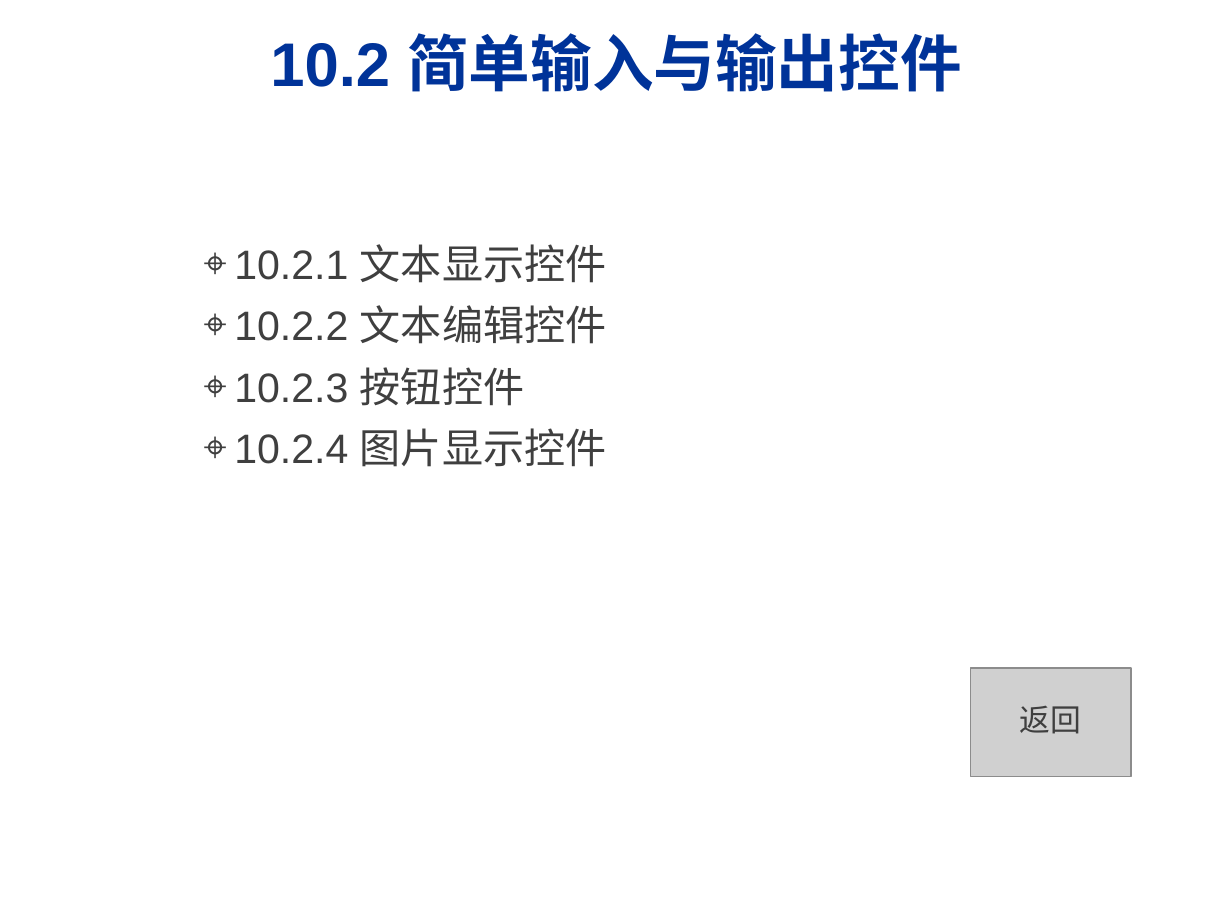
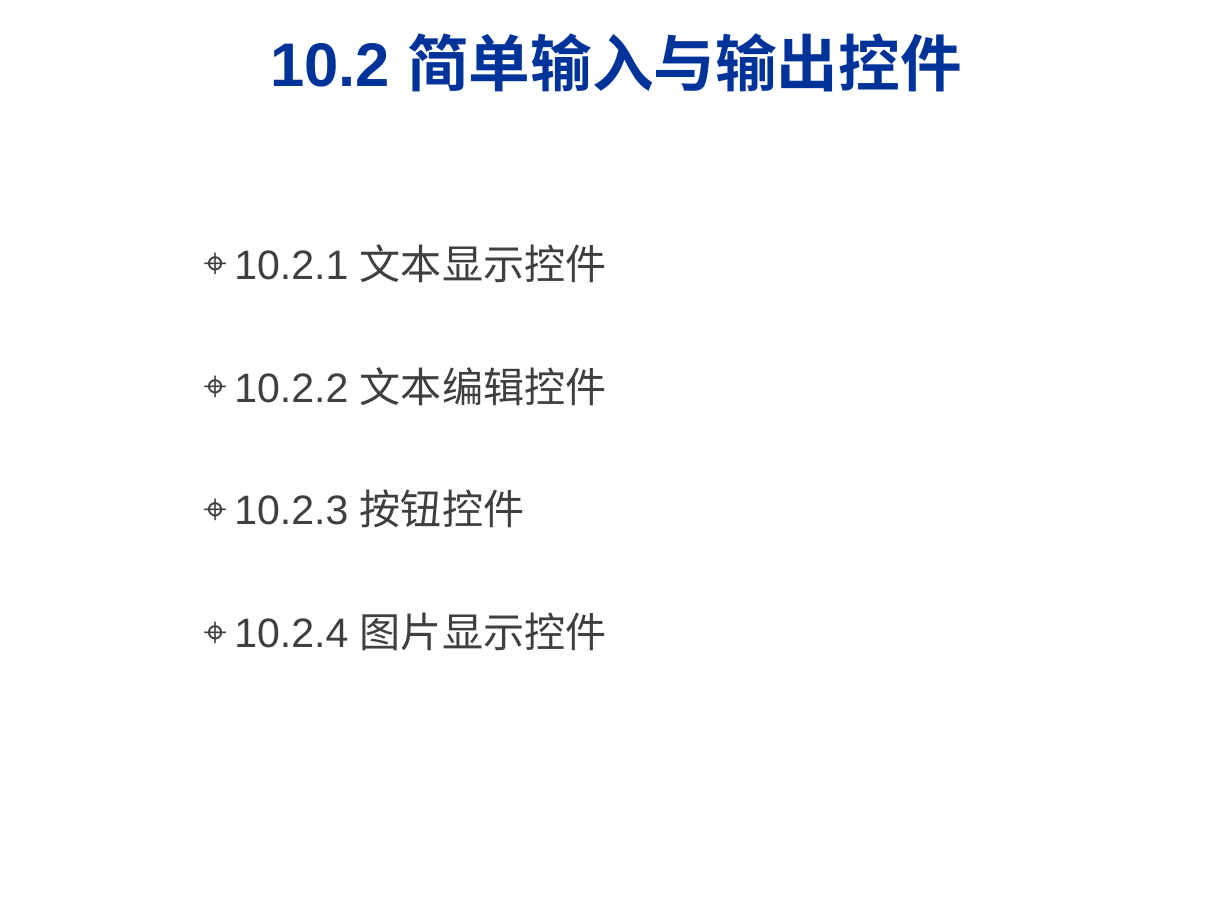
Before and after one commit to HBU/C-Sharp.net, a slide deck: slide 9 of PPT/01第十章.ppt (slide 11 before the commit). Drawn at 1232x924 pixels with LibreOffice and Linux fonts; fonts in the diff are those of the drawing; grey boxes stand for pictures; background and template pictures are left out. Boxes give left, top, right and bottom in pixels: in the first picture for what was removed or moved away, otherwise in the second. Text is boxed around its words. In the diff, an @@ line names an element or a change of style, - is before the commit and + after.

```diff
--- a/PPT/01第十章.ppt
+++ b/PPT/01第十章.ppt
@@ text "10.2.1 文本显示控件" rewrapped from [234, 244, 606, 467] to [234, 244, 606, 651] @@
@@ picture removed at [971, 668, 1131, 776] @@
@@ text removed at [1020, 706, 1082, 734] @@
-返回
```
Also in this commit, not shown: 16 other slides changed, 4 slides removed, 13 other files.
